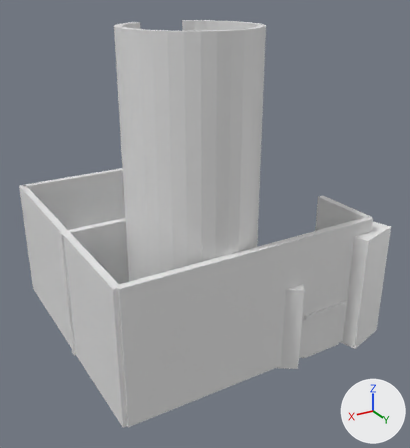
What one commit did to the glTF model assets/meshes/level01.glb.
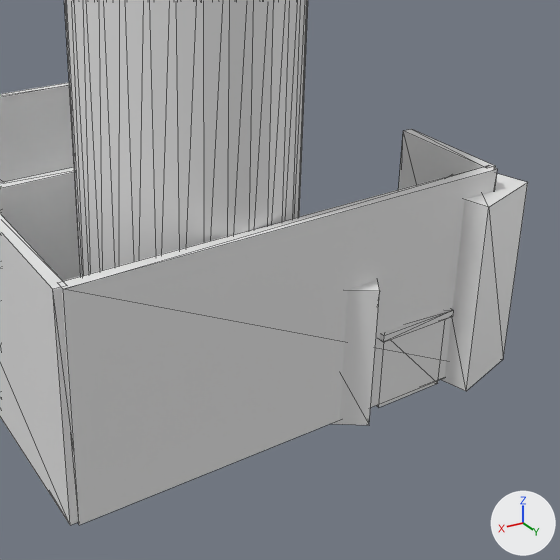
Each version is shown whole from a 50 mm lens placed at (52.6, 98.5, 66.4), pointed at (-0.8, 9.6, 21.9), then close up on the part from 20% to 100% of the width and 27% to 100% of the height. Every picture has the same lights, and +X, +Y and +Z are marked at lower right. The close-ups show mesh edges as thin lines. Objects named as collision shapes, trigger or cutter boxes, shadow casters or lower levels of detail are left out. Where no turn or scale is listed for an object, it has been applied to the vertices. Vertices at the same position are counted once.

In view in the first close-up: 'Level01Geo.col'.
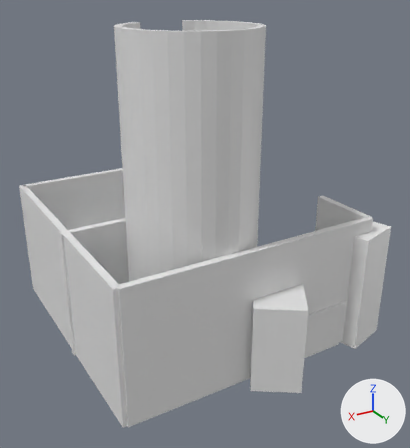
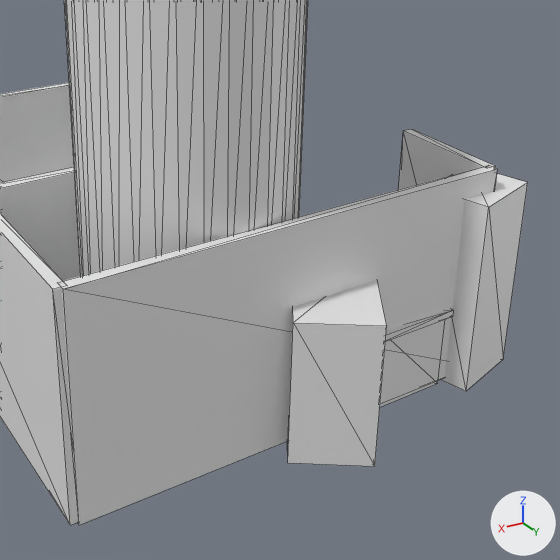
The newer file is also rescaled (x0.901), turned or shifted as a whole; pictures and numbers use the older file's frame.

Scene script edits in JSON lines:
```json
{"block": "me_level01geo_col", "where": "me_level01geo_col.from_pydata(...)  # 574 vertices, 1058 faces; spans x -30.9..27.1, y -26.5..30.0, z -1.8..59.8"}
{"block": "me_level01geo_col", "where": "# used by ob_level01geo_col; location = (0.0, 2.5, 0.0)"}
{"block": "me_level01geo_col", "where": "# before: 128 (-0.7, 23.9, -1.7), 129 (-0.7, 23.9, 15.5), 132 (-8.2, 29.1, -1.7) at pixel (369, 425), 133 (-8.2, 29.1, 15.5) at pixel (379, 290)"}
{"block": "me_level01geo_col", "change": "me_level01geo_col part 1"}
{"op": "add", "block": "me_level01geo_col", "code": "for i in [128, 129, 132, 133]: me_level01geo_col.vertices[i].co += Vector((3.9, 5.7, 0.0))"}
```

Changed parts and their boxes [x1, y1, x2, y2] in the close-ups (560 x 560 px; the box of a moved part takes in the faces that stretch with it):
```json
{"part": 1, "of": "me_level01geo_col", "change": "moved or reshaped", "before": [331, 280, 380, 425], "after": [287, 280, 386, 466]}
```
